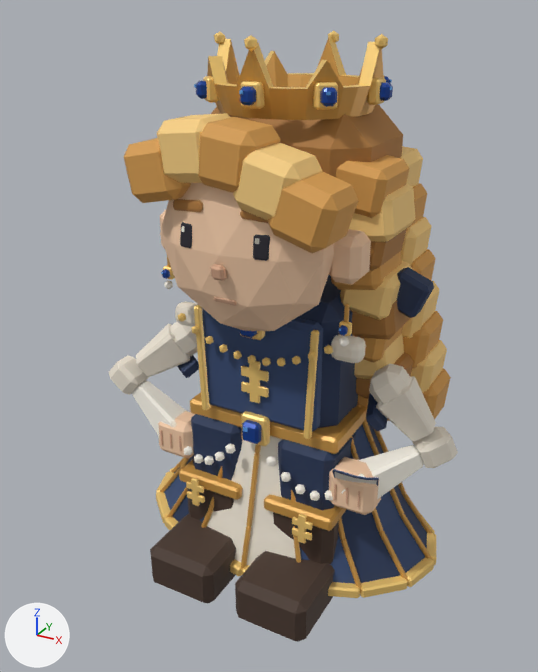
An edit to the glTF model src/game/models/castle/royals/princess.glb, drawn before and after from the same camera.
Rendered twice from a 50 mm camera at (1.032, -2.039, 1.826) aimed at (-0.011, -0.143, 0.878). The lights are fixed; the arrows at lower left show +X, +Y and +Z. The first picture is the older version. Where no turn or scale is listed for an object, it has been applied to the vertices.

Objects in the first picture: 'Indigo bodice front', 'Jeweled gold crown', 'Panelled bell gown', 'Royal animation rig - Dynasty antique gold', 'Royal animation rig - Dynasty gold edge', 'Royal animation rig - Dynasty midnight wool', 'Royal face', 'Royal head rig - Dynasty golden hair', 'Royal head rig - Dynasty hair amber', 'Royal head rig - Dynasty sunlit hair', 'Royal left leg rig - Dynasty dark leather', 'Royal right leg rig - Dynasty dark leather' and 45 more.
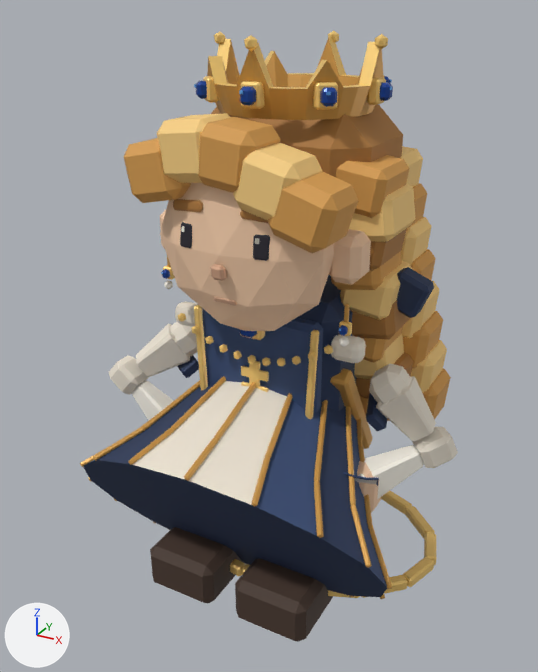
Patch to the scene script:
```diff
--- a/src/game/models/castle/royals/princess.glb.py
+++ b/src/game/models/castle/royals/princess.glb.py
@@ ob_panelled_bell_gown @@
 ob_panelled_bell_gown.parent = ob_royal_animation_rig
-ob_panelled_bell_gown.location = (0.0, 0.0, 0.0)
+ob_panelled_bell_gown.location = (0.0, -0.636, 0.353)
+ob_panelled_bell_gown.rotation_euler = (-1.012, 0.0, 0.0)  # degrees (-58, 0, 0)
@@ ob_royal_animation_rig___dynasty_antique_gold @@
 ob_royal_animation_rig___dynasty_antique_gold.parent = ob_royal_animation_rig
-ob_royal_animation_rig___dynasty_antique_gold.location = (0.0, -0.02, 0.71)
+ob_royal_animation_rig___dynasty_antique_gold.location = (0.0, -0.0445, 0.746)
+ob_royal_animation_rig___dynasty_antique_gold.rotation_euler = (-1.012, 0.0, 0.0)  # degrees (-58, 0, 0)
```

Changed parts and their boxes (x1, y1, x2, y2) in the pictures (538 x 672 px):
'Panelled bell gown', moved, turned
    before: (164, 404, 427, 583)
    after: (84, 381, 387, 597)
'Royal animation rig - Dynasty antique gold', moved, turned
    before: (160, 392, 433, 593)
    after: (80, 368, 392, 599)
'right trouser leg', unchanged, covered by the edit
    before: (278, 433, 356, 510)
'left trouser leg', unchanged, covered by the edit
    before: (191, 414, 242, 480)
'Royal right hand', unchanged, covered by the edit
    before: (329, 457, 381, 515)
    after: (357, 461, 381, 512)
